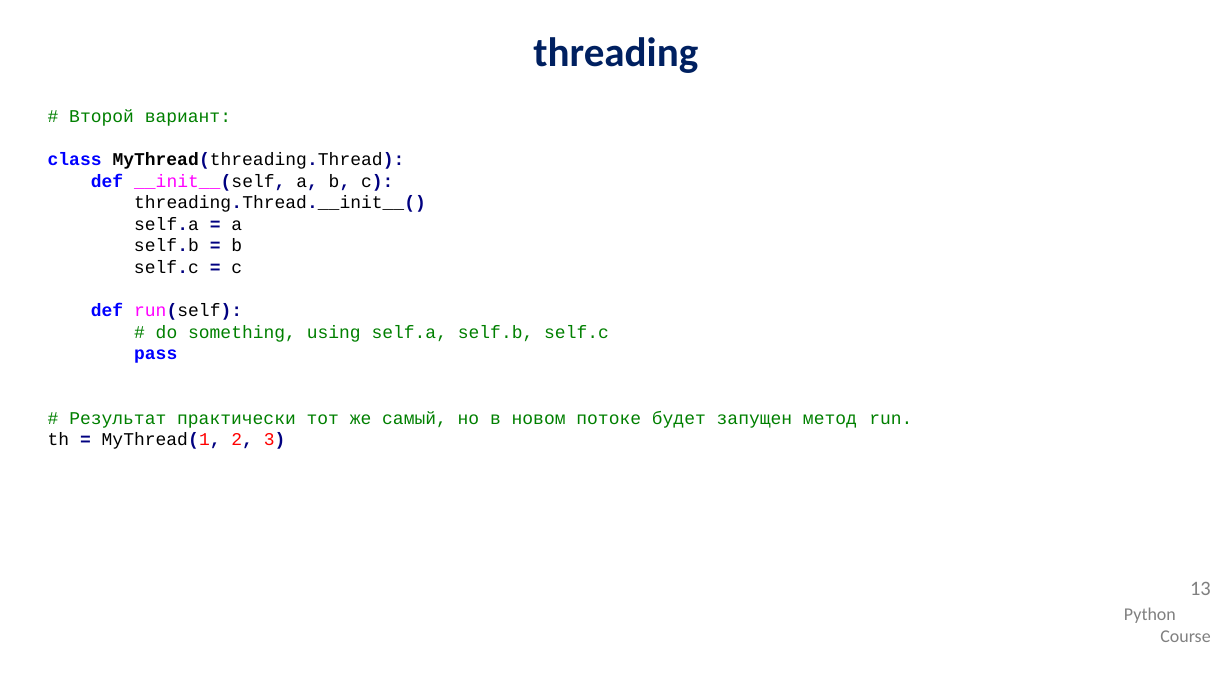
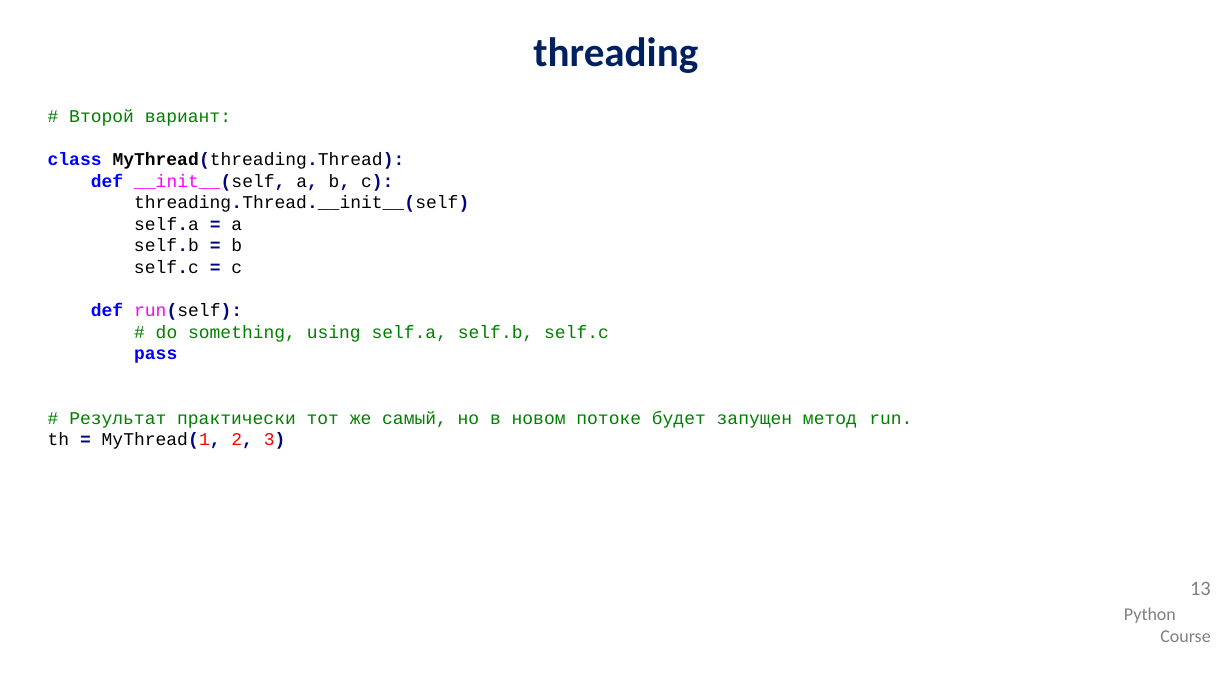
Before and after one commit to IlyaOrlov/PythonCourse2.0_September23, a slide deck: slide 13 of Lectures/py_lec_10.pptx. Drawn at 1232x693 pixels with LibreOffice and Linux fonts; fonts in the diff are those of the drawing; background and template pictures are left out. Boxes give left, top, right and bottom in pixels: in the first picture for what was removed or moved away, otherwise in the second. Text is boxed around its words. In the diff, an @@ line names an element or a change of style, - is before the commit and + after.

```diff
--- a/Lectures/py_lec_10.pptx
+++ b/Lectures/py_lec_10.pptx
@@ text at [134, 196, 469, 212]: text changed @@
-threading.Thread.__init__()
+threading.Thread.__init__(self)
```
Also in this commit, not shown: 1 other slide changed, 10 other files.
